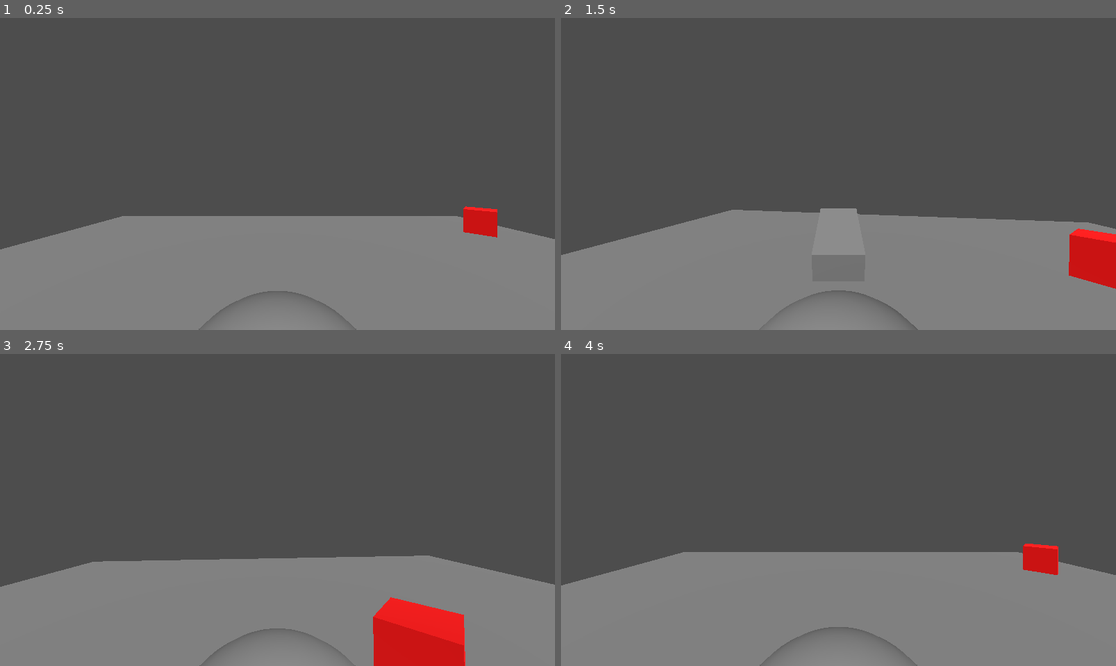
Above: before the commit, frames 1-4 (two rows, left to right).
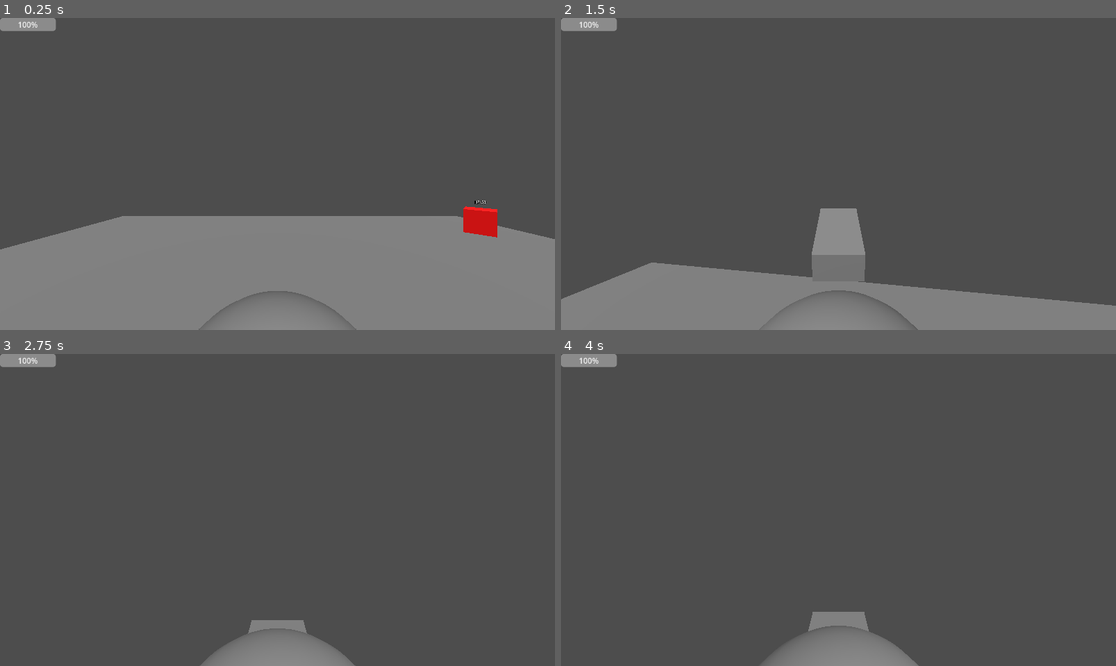
Above: after the commit, the same moments.

Repository: SempreDuds/matadoro
Game: Godot game, scene res://mundo.tscn
Two runs of this game, one before a commit and one after it. Both use one fixed random seed, a clock stepped at 60 frames per second and the inputs below.
Inputs (mouse positions are in pixels of both pictures, inside the frame that each line leads up to):
- Up to frame 1 (0.25 s): no input
- Up to frame 2 (1.5 s): move the mouse to (866, 174) at 0.52 s; hold W (frente, bound only after the commit) from 0.53 s (still down); tap Space (pular, bound only after the commit) at 0.6, 0.77, 1.07 s; move the mouse to (810, 174) at 1.27 s; click (810, 174) at 1.35 s
- Up to frame 3 (2.75 s): keep holding W (frente, bound only after the commit); tap Space (pular, bound only after the commit) at 1.52, 1.55, 1.82, 2.3 s; move the mouse to (288, 503) at 2.02 s; hold Shift (correr) from 2.03 s (still down)
- Up to frame 4 (4 s): keep holding W (frente, bound only after the commit); move the mouse to (832, 516) at 2.77 s; release Shift (correr) at 2.78 s; tap Space (pular, bound only after the commit) at 2.85, 3.02, 3.32, 3.77, 3.8 s; move the mouse to (877, 513) at 3.52 s; click (877, 513) at 3.6 s

The runs differ from the first frame. In frame 1, 0.4% of the frame differs, in the area x 0-88%, y 0-60%; in frame 2, 18%; in frame 3, 31%; in frame 4, 32%, in the area x 0-100%, y 0-100%.

Commit message:
vida do inimigo, persogem e nova camera 3d

Diff:
--- a/inimigo.gd
+++ b/inimigo.gd
@@ -1,62 +1,59 @@
 extends CharacterBody3D
 
 @export var speed = 3.5
-@export var damage = 5
-@export var health = 30
+@export var damage = 10
+@export var health = 50
 
 var gravity = ProjectSettings.get_setting("physics/3d/default_gravity")
-var player = null # Vai guardar a referência do jogador
+var player = null
+@onready var texto_vida = $Label3D # Referência ao texto
 
 func _ready():
-	# Tenta encontrar o player na cena principal
-	# Nota: Isso assume que o player é o único nó no grupo "player" na cena
 	var players = get_tree().get_nodes_in_group("player")
 	if players.size() > 0:
 		player = players[0]
+	atualizar_texto_vida()
 
 func _physics_process(delta):
-	# Gravidade
 	if not is_on_floor():
 		velocity.y -= gravity * delta
 
 	if player:
-		# Lógica simples de perseguição
 		var direcao = (player.global_position - global_position).normalized()
-
-		# Ignora o eixo Y para ele não tentar voar ou cavar
 		direcao.y = 0
 
 		velocity.x = direcao.x * speed
 		velocity.z = direcao.z * speed
 
-		# Faz o inimigo olhar para o player
 		look_at(Vector3(player.global_position.x, global_position.y, player.global_position.z), Vector3.UP)
 
 	move_and_slide()
-
-	# Verificar se encostou no player para dar dano
 	verificar_ataque()
 
 func verificar_ataque():
-	# Usamos a AreaAtaque para saber se o player está perto
 	var corpos = $AreaAtaque.get_overlapping_bodies()
 	for corpo in corpos:
 		if corpo.is_in_group("player"):
 			if corpo.has_method("receber_dano"):
+				# Empurrão para trás para dar tempo ao jogador
+				var empurrao = (global_position - corpo.global_position).normalized() * 10
+				velocity += empurrao
 				corpo.receber_dano(damage)
-				# Empurra o inimigo para trás para não dar dano infinito instantâneo
-				velocity = -transform.basis.z * 10
 
 func receber_dano(qtd):
 	health -= qtd
-	print("Inimigo tomou ", qtd, " de dano. Vida: ", health)
+	atualizar_texto_vida()
 
-	# Efeito visual de hit (piscar ou pular)
-	position.y += 0.5
+	# Efeito visual (pulinho ao tomar dano)
+	velocity.y = 3
 
 	if health <= 0:
 		morrer()
 
+func atualizar_texto_vida():
+	# Muda o texto do Label3D
+	if texto_vida:
+		texto_vida.text = "HP: " + str(health)
+
 func morrer():
-	print("Inimigo morreu!")
-	queue_free() # Remove o inimigo do jogo
+	queue_free()
--- a/inimigo.tscn
+++ b/inimigo.tscn
@@ -17,6 +17,10 @@
 [node name="Inimigo" type="CharacterBody3D" parent="." unique_id=2001231184 groups=["inimigo"]]
 script = ExtResource("1_030df")
 
+[node name="Label3D" type="Label3D" parent="Inimigo" unique_id=1743217668]
+transform = Transform3D(1, 0, 0, 0, 1, 0, 0, 0, 1, 0, 0.80466914, 0)
+billboard = 1
+
 [node name="MeshInstance3D" type="MeshInstance3D" parent="Inimigo" unique_id=1034601973]
 mesh = SubResource("BoxMesh_1su0k")
 surface_material_override/0 = SubResource("StandardMaterial3D_030df")
--- a/player.gd
+++ b/player.gd
@@ -4,7 +4,7 @@
 @export var run_speed = 15.0
 @export var jump_velocity = 6
 @export var sensibilidade_mouse = 0.003
-@export var max_health = 100
+@export var max_health = 15000
 
 var current_health = 100
 var gravity = ProjectSettings.get_setting("physics/3d/default_gravity")
--- a/player.tscn
+++ b/player.tscn
@@ -15,6 +15,21 @@
 
 [node name="Player" type="CharacterBody3D" parent="." unique_id=1004927415 groups=["player"]]
 script = ExtResource("1_4flbx")
+
+[node name="CanvasLayer" type="CanvasLayer" parent="Player" unique_id=1411432893]
+
+[node name="Control" type="Control" parent="Player/CanvasLayer" unique_id=1740918383]
+layout_mode = 3
+anchors_preset = 15
+anchor_right = 1.0
+anchor_bottom = 1.0
+grow_horizontal = 2
+grow_vertical = 2
+
+[node name="ProgressBar" type="ProgressBar" parent="Player/CanvasLayer/Control" unique_id=1672144825]
+layout_mode = 0
+offset_right = 116.0
+offset_bottom = 27.0
 
 [node name="CollisionShape3D" type="CollisionShape3D" parent="Player" unique_id=1608348888]
 shape = SubResource("CapsuleShape3D_i3pqv")
--- a/project.godot
+++ b/project.godot
@@ -32,6 +32,36 @@
 "events": [Object(InputEventMouseButton,"resource_local_to_scene":false,"resource_name":"","device":-1,"window_id":0,"a …(258 unchanged characters)…
 ]
 }
+frente={
+"deadzone": 0.2,
+"events": [Object(InputEventKey,"resource_local_to_scene":false,"resource_name":"","device":-1,"window_id":0,"alt_pressed":false,"shift_pressed":false,"ctrl_pressed":false,"meta_pressed":false,"pressed":false,"keycode":0,"physical_keycode":87,"key_label":0,"unicode":119,"location":0,"echo":false,"script":null)
+]
+}
+tras={
+"deadzone": 0.2,
+"events": [Object(InputEventKey,"resource_local_to_scene":false,"resource_name":"","device":-1,"window_id":0,"alt_pressed":false,"shift_pressed":false,"ctrl_pressed":false,"meta_pressed":false,"pressed":false,"keycode":0,"physical_keycode":83,"key_label":0,"unicode":115,"location":0,"echo":false,"script":null)
+]
+}
+esquerda={
+"deadzone": 0.2,
+"events": [Object(InputEventKey,"resource_local_to_scene":false,"resource_name":"","device":-1,"window_id":0,"alt_pressed":false,"shift_pressed":false,"ctrl_pressed":false,"meta_pressed":false,"pressed":false,"keycode":0,"physical_keycode":65,"key_label":0,"unicode":97,"location":0,"echo":false,"script":null)
+]
+}
+direita={
+"deadzone": 0.2,
+"events": [Object(InputEventKey,"resource_local_to_scene":false,"resource_name":"","device":-1,"window_id":0,"alt_pressed":false,"shift_pressed":false,"ctrl_pressed":false,"meta_pressed":false,"pressed":false,"keycode":0,"physical_keycode":68,"key_label":0,"unicode":100,"location":0,"echo":false,"script":null)
+]
+}
+pular={
+"deadzone": 0.2,
+"events": [Object(InputEventKey,"resource_local_to_scene":false,"resource_name":"","device":-1,"window_id":0,"alt_pressed":false,"shift_pressed":false,"ctrl_pressed":false,"meta_pressed":false,"pressed":false,"keycode":0,"physical_keycode":32,"key_label":0,"unicode":32,"location":0,"echo":false,"script":null)
+]
+}
+sair={
+"deadzone": 0.2,
+"events": [Object(InputEventKey,"resource_local_to_scene":false,"resource_name":"","device":-1,"window_id":0,"alt_pressed":false,"shift_pressed":false,"ctrl_pressed":false,"meta_pressed":false,"pressed":false,"keycode":0,"physical_keycode":4194305,"key_label":0,"unicode":0,"location":0,"echo":false,"script":null)
+]
+}
 
 [physics]
 
